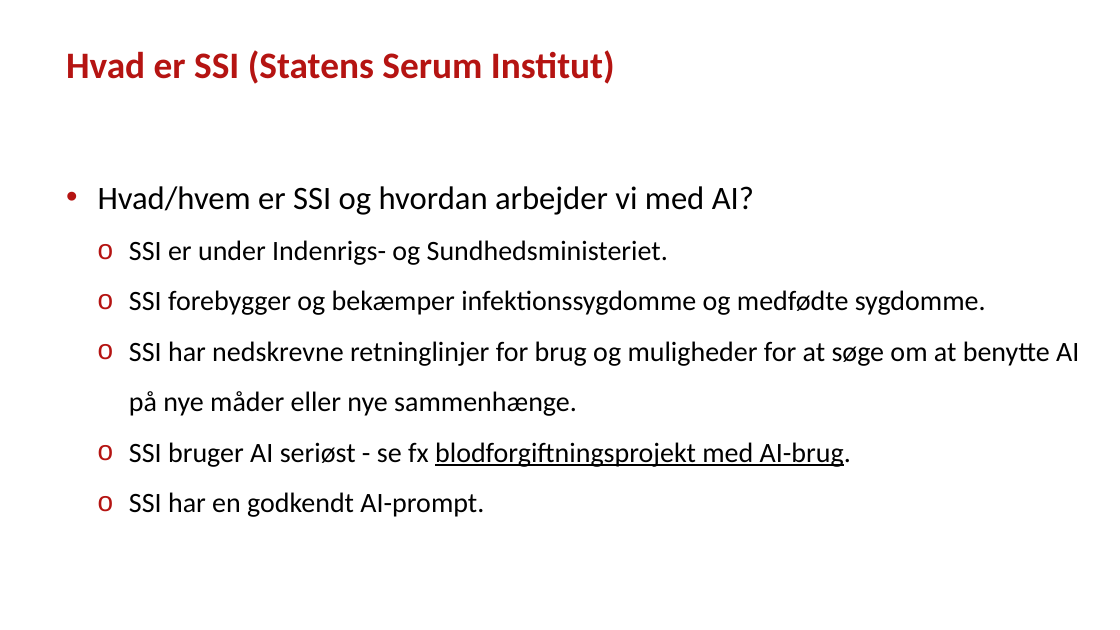
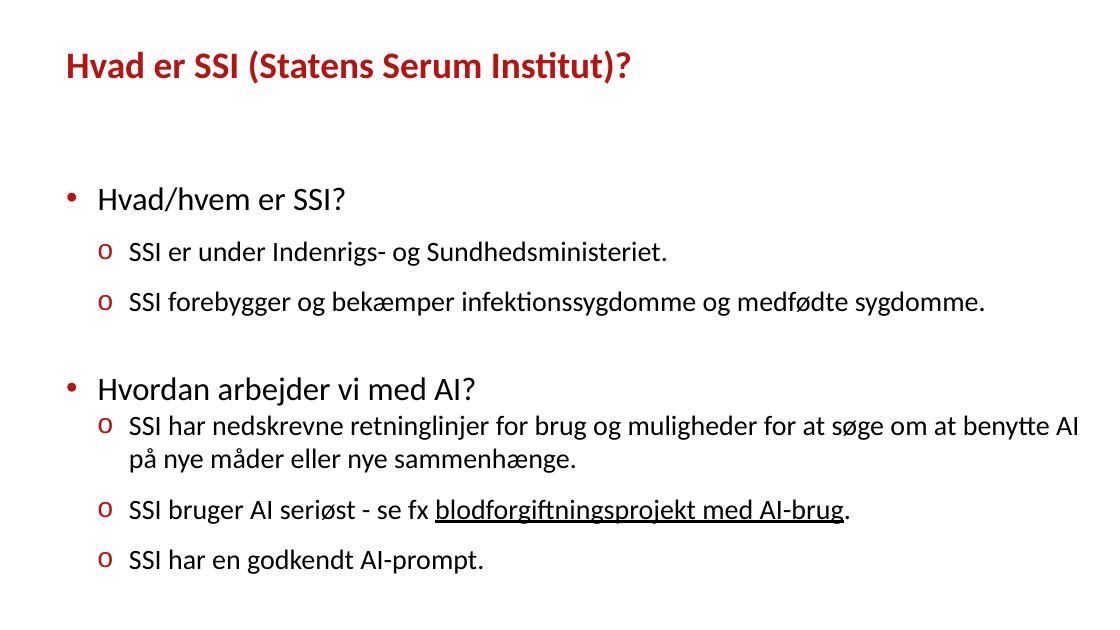
Before and after one commit to steenhulthin/vibe-coding-kortdage-2025, a slide deck: slide 3 of Vibe coding og AI-assisteret udvikling af geodata-dashboards - Steen Hulthin Rasmussen - SSI - 14.11.2025.pptx. Drawn at 1120x630 pixels with LibreOffice and Linux fonts; fonts in the diff are those of the drawing; background and template pictures are left out. Boxes give left, top, right and bottom in pixels: in the first picture for what was removed or moved away, otherwise in the second. Text is boxed around its words. In the diff, an @@ line names an element or a change of style, - is before the commit and + after.

```diff
--- a/Vibe coding og AI-assisteret udvikling af geodata-dashboards - Steen Hulthin Rasmussen - SSI - 14.11.2025.pptx
+++ b/Vibe coding og AI-assisteret udvikling af geodata-dashboards - Steen Hulthin Rasmussen - SSI - 14.11.2025.pptx
@@ title at [66, 50, 632, 84]: text changed @@
-Hvad er SSI (Statens Serum Institut)
+Hvad er SSI (Statens Serum Institut)?
@@ text at [98, 187, 346, 212]: text changed @@
-• Hvad/hvem er SSI og hvordan arbejder vi med AI?
+• Hvad/hvem er SSI?
@@ text at [98, 377, 476, 406]: paragraph added @@
+• Hvordan arbejder vi med AI?
@@ text at [129, 415, 1079, 473]: line spacing 1.5 to 1 @@
```
Also in this commit, not shown: 10 other slides changed, 1 slide added.
